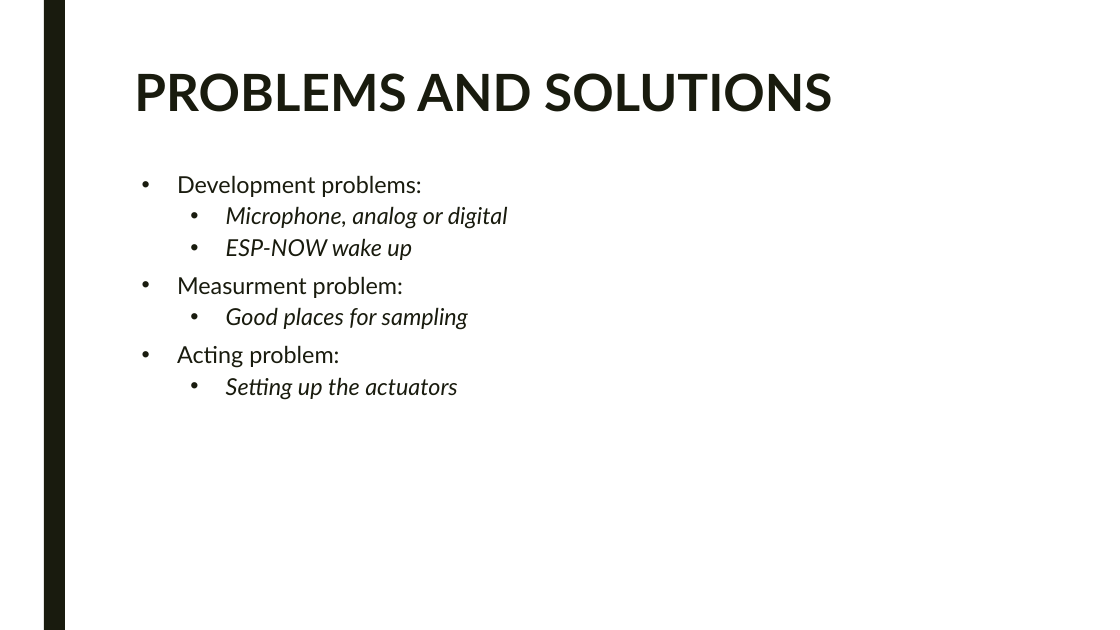
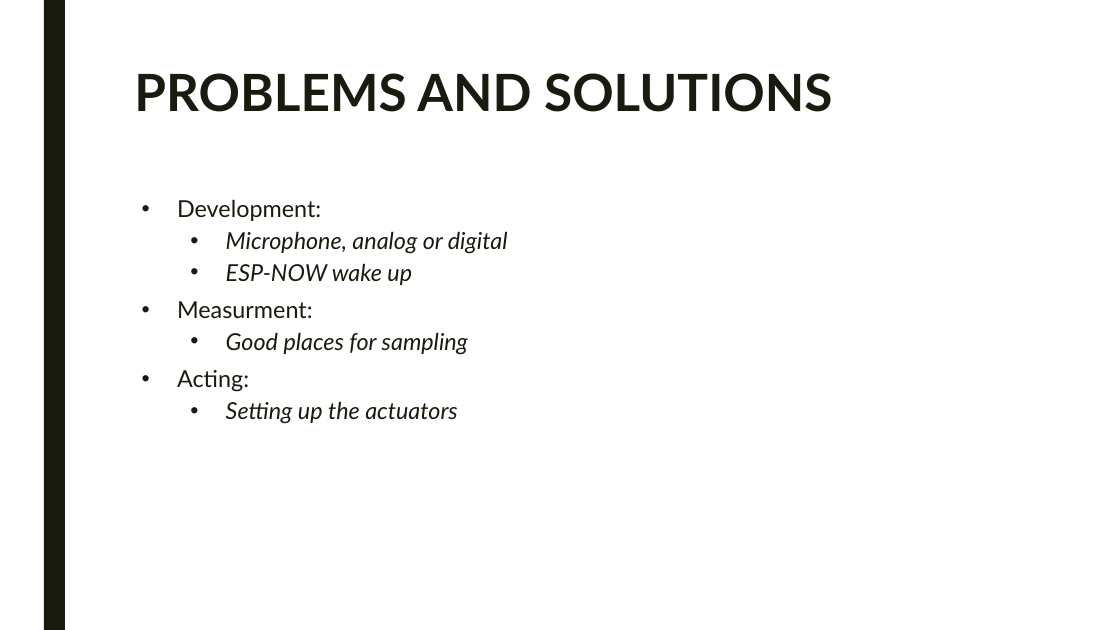
Before and after one commit to LorenzoPecorari/iot_project, a slide deck: slide 7 of presentation/intermediate_pres.pptx. Drawn at 1120x630 pixels with LibreOffice and Linux fonts; fonts in the diff are those of the drawing; background and template pictures are left out. Boxes give left, top, right and bottom in pixels: in the first picture for what was removed or moved away, otherwise in the second. Text is boxed around its words. In the diff, an @@ line names an element or a change of style, - is before the commit and + after.

Commit message:
Final version of mid term presentation

```diff
--- a/presentation/intermediate_pres.pptx
+++ b/presentation/intermediate_pres.pptx
@@ text "Development:": place and size @@
-text "Development:" at (177, 175, 508, 400)
+text "Development:" at (177, 199, 508, 424)
@@ text at (177, 199, 321, 221): text changed @@
-• Development problems:
+• Development:
@@ text at (177, 301, 313, 318): text changed @@
-• Measurment problem:
+• Measurment:
@@ text at (177, 370, 249, 392): text changed @@
-• Acting problem:
+• Acting:
```
